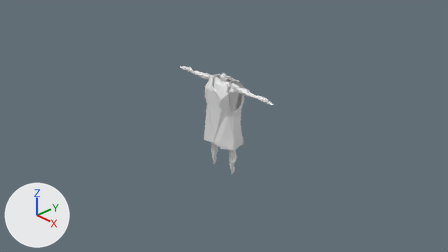
One commit to the Blender file maybraid/art/characters/clothes/short_dress.blend: the scene before it, then after it.
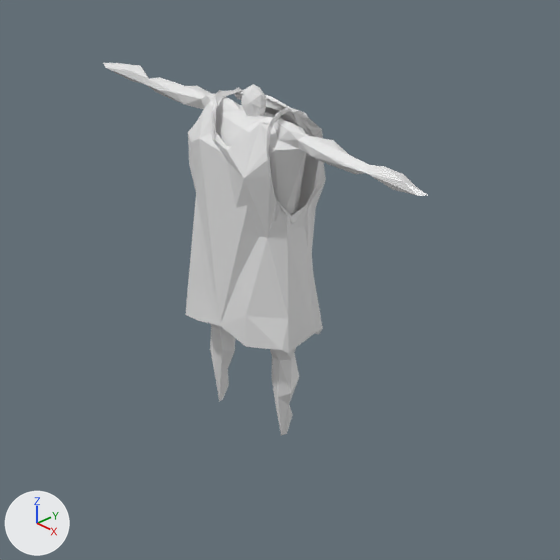
Each version appears first from the file's camera 'Camera', and next in a close-up on the part from 33% to 70% of the width and 19% to 84% of the height. Lighting does not change. The marker at lower left points along +X, +Y and +Z. The first two pictures are the older version.

Names of what the first close-up shows: 'Coat', 'Icosphere.011'.
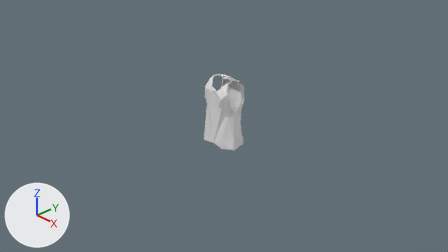
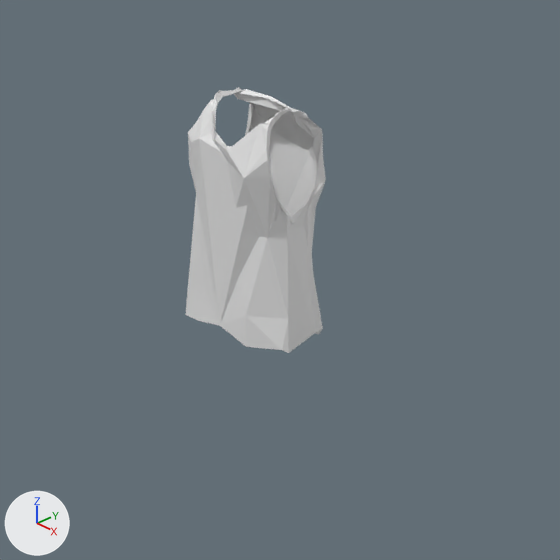
What differs and where, as boxes (x1, y1, x2, y2) in the close-ups (560 x 560 px):
'Icosphere.011', hidden
    before: (103, 63, 427, 436)

Edits to the bpy script that builds the scene:
```text
Change ob_icosphere_011:
    add ob_icosphere_011.hide_set(True)
```
